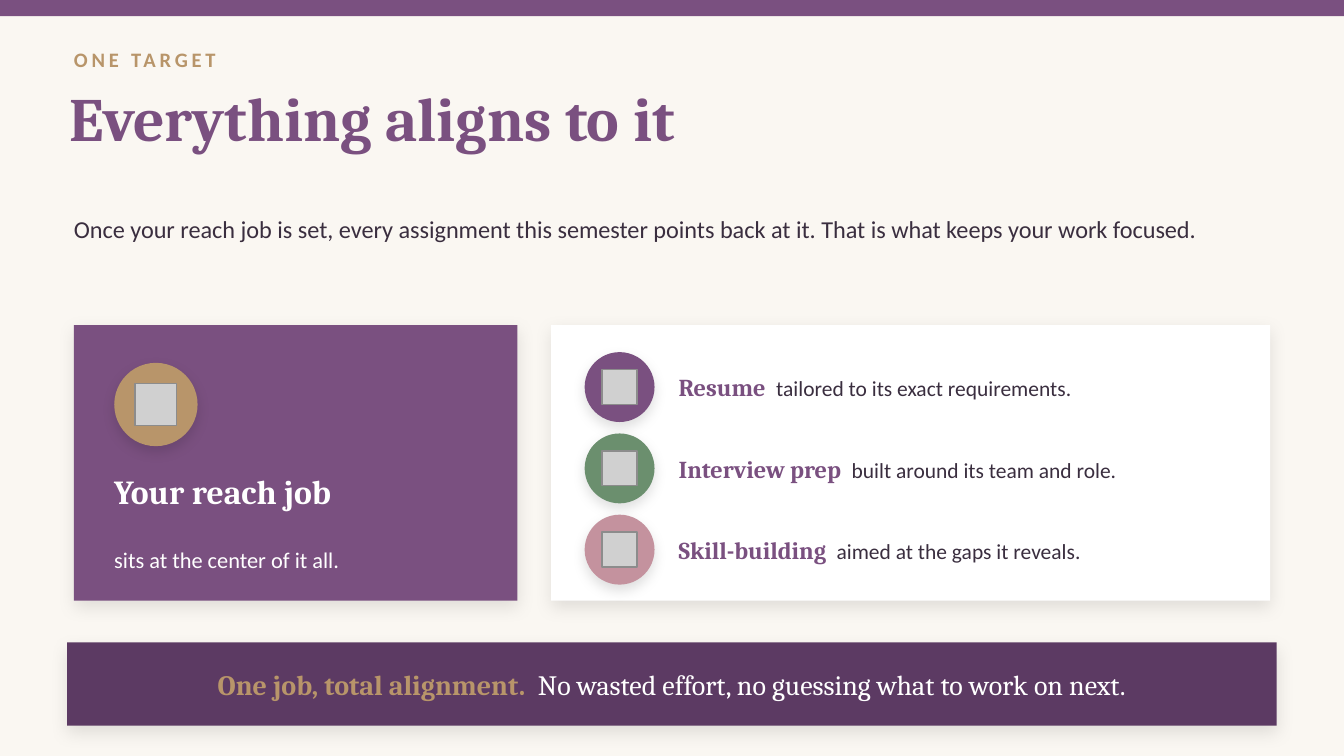
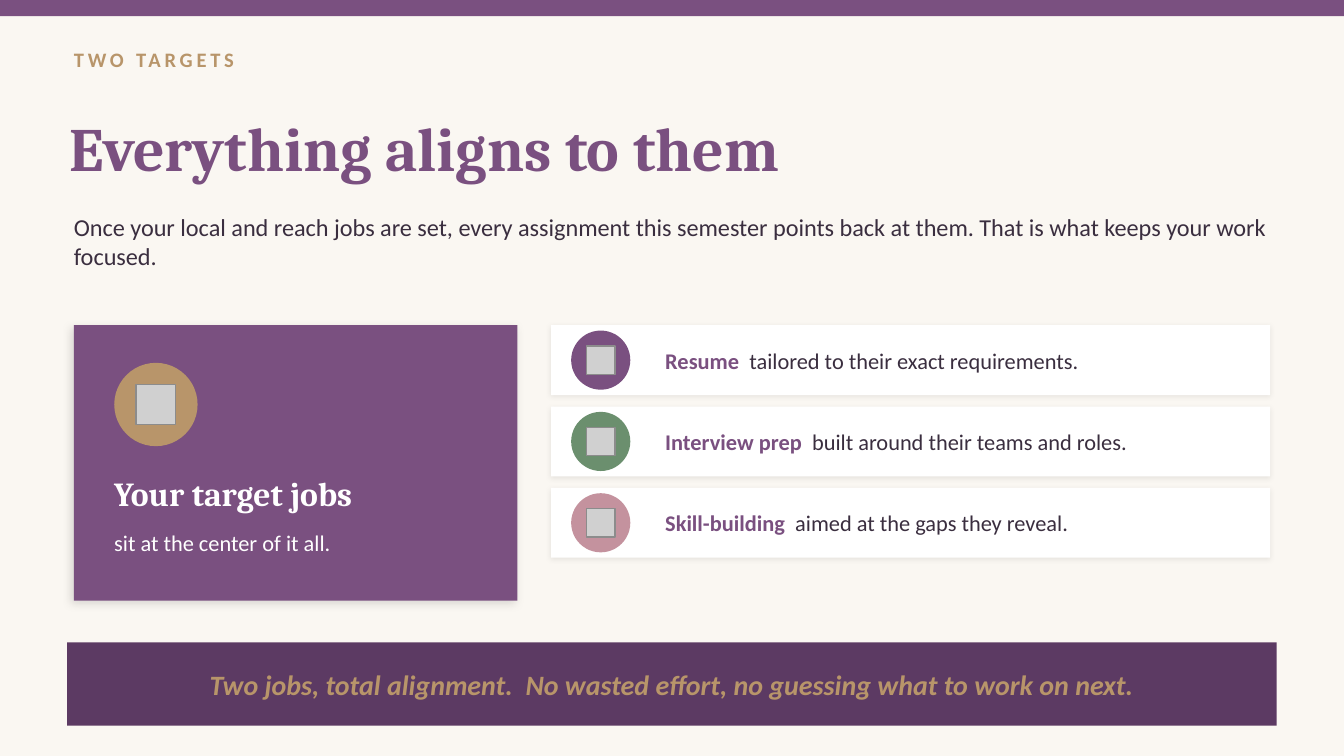
Before and after one commit to singletrackmom/singletrackmom.github.io, a slide deck: slide 7 of canvas/avc248/slides/week-04-goals-and-reach-job.pptx (slide 6 before the commit). Drawn at 1344x756 pixels with LibreOffice and Linux fonts; fonts in the diff are those of the drawing; grey boxes stand for pictures. Boxes give left, top, right and bottom in pixels: in the first picture for what was removed or moved away, otherwise in the second. Text is boxed around its words. In the diff, an @@ line names an element or a change of style, - is before the commit and + after.

```diff
--- a/canvas/avc248/slides/week-04-goals-and-reach-job.pptx
+++ b/canvas/avc248/slides/week-04-goals-and-reach-job.pptx
@@ text "Everything aligns to them" at [70,128,779,185]: vertical alignment top to middle @@
@@ text at [70,128,779,185]: text changed @@
-Everything aligns to it
+Everything aligns to them
@@ text at [74,219,1265,265]: text changed @@
-Once your reach job is set, every assignment this semester points back at it. That is what keeps your work focused.
+Once your local and reach jobs are set, every assignment this semester points back at them. That is what keeps your work focused.
@@ rectangle at [74,325,517,601]: shadow changed @@
@@ rectangle added at [551,325,1270,395], fill #FFFFFF @@
@@ ellipse: place and size @@
-ellipse at [585,352,655,422]
+ellipse at [571,331,630,390]
@@ picture: place and size @@
-picture at [602,370,637,405]
+picture at [586,345,614,374]
@@ text at [665,353,1078,373]: text changed; size 11.5 to 12 pt @@
-Resume tailored to its exact requirements.
+Resume tailored to their exact requirements.
@@ rectangle at [551,406,1270,476]: shadow changed @@
@@ rectangle: place and size @@
-rectangle at [551,325,1270,601]
+rectangle at [551,406,1270,476]
@@ shadow off in 4 elements at [67,642,1277,726], [571,493,630,552], [571,331,630,390], [571,411,630,470] @@
@@ ellipse: place and size @@
-ellipse at [585,434,655,504]
+ellipse at [571,411,630,470]
@@ picture: place and size @@
-picture at [602,450,637,485]
+picture at [586,427,614,456]
@@ text at [665,434,1127,454]: text changed; size 11.5 to 12 pt @@
-Interview prep built around its team and role.
+Interview prep built around their teams and roles.
@@ text at [114,482,352,514]: text changed @@
-Your reach job
+Your target jobs
@@ rectangle added at [551,488,1270,558], fill #FFFFFF @@
@@ ellipse: place and size @@
-ellipse at [585,515,655,585]
+ellipse at [571,493,630,552]
@@ picture added at [586,508,614,536] @@
@@ text at [114,535,331,551]: text changed @@
-sits at the center of it all.
+sit at the center of it all.
@@ text "sit at the center of ..." at [114,535,331,551]: vertical alignment middle to top @@
@@ picture removed at [602,532,637,567] @@
@@ text at [665,515,1068,535]: text changed; size 11.5 to 12 pt @@
-Skill-building aimed at the gaps it reveals.
+Skill-building aimed at the gaps they reveal.
@@ text at [210,677,259,695]: text changed @@
-ONE TARGET
+TWO TARGETS
@@ text at [265,675,1133,700]: text changed; font Cambria to Calibri; text colour #FFFFFF to #B8956A; bold on; italic on @@
-One job, total alignment. No wasted effort, no guessing what to work on next.
+Two jobs, total alignment. No wasted effort, no guessing what to work on next.
```
Also in this commit, not shown: 6 other slides changed, 2 slides added, 1 slide removed, 33 other files.
